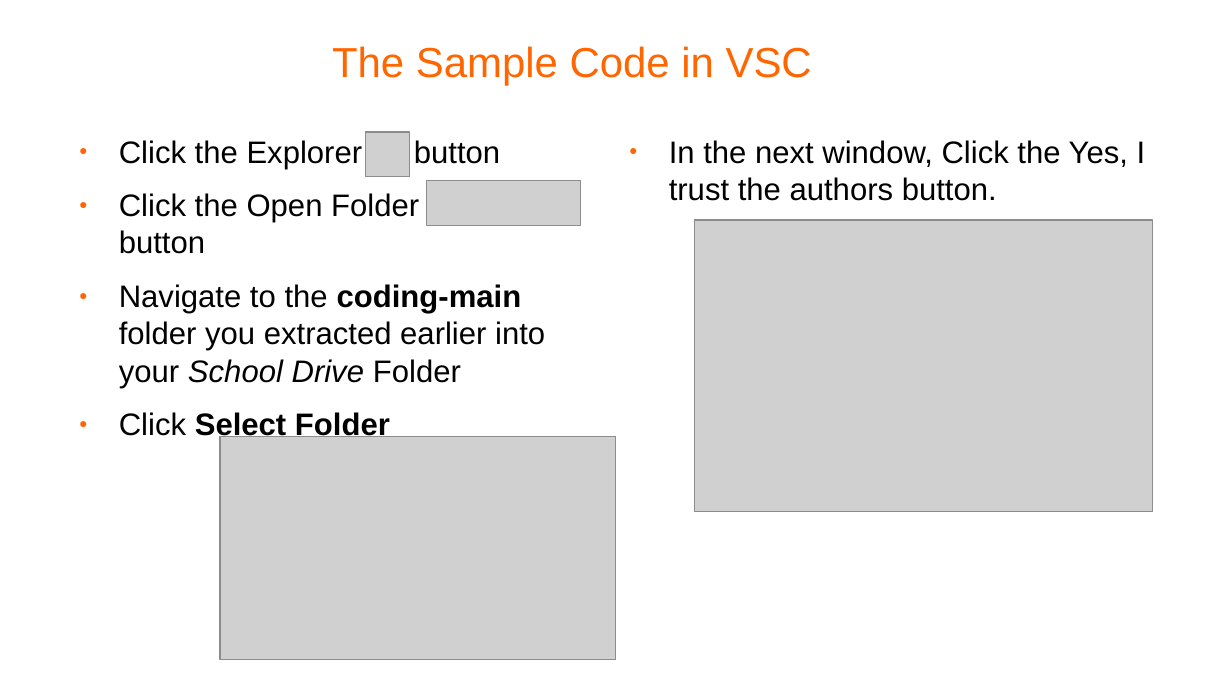
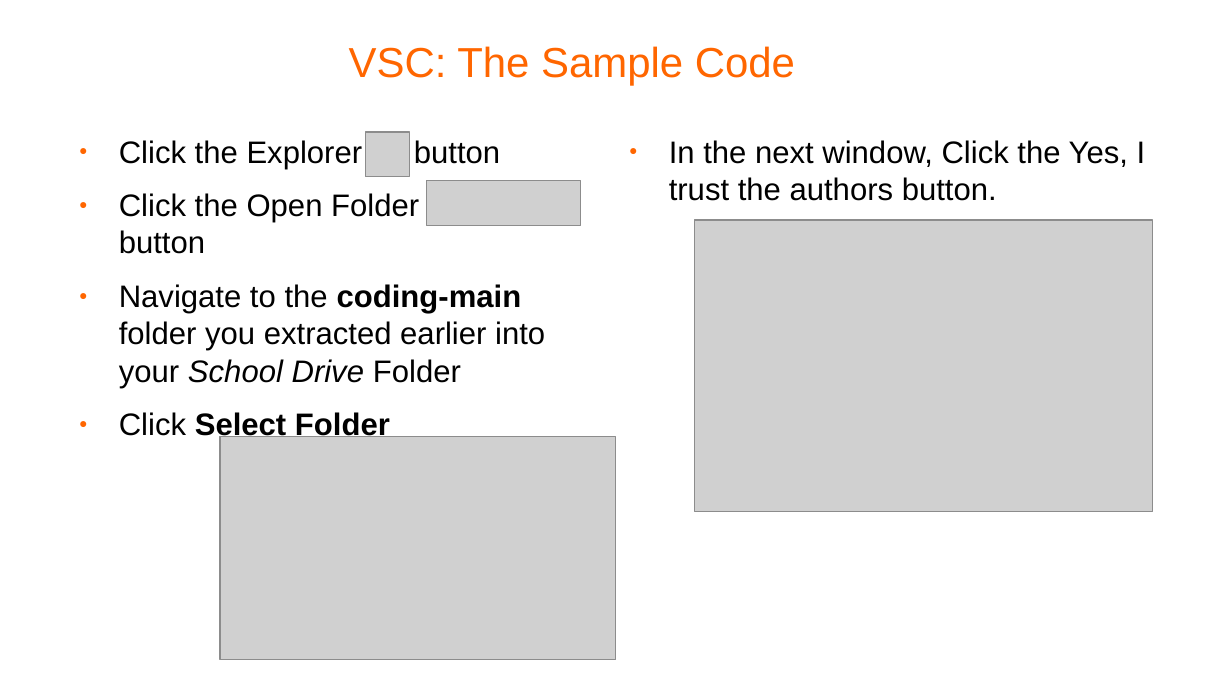
Before and after one commit to pellcorp/coding, a slide deck: slide 16 of docs/windows fundamentals.odp (slide 17 before the commit). Drawn at 1232x693 pixels with LibreOffice and Linux fonts; fonts in the diff are those of the drawing; grey boxes stand for pictures; background and template pictures are left out. Boxes give left, top, right and bottom in pixels: in the first picture for what was removed or moved away, otherwise in the second. Text is boxed around its words. In the diff, an @@ line names an element or a change of style, - is before the commit and + after.

Commit message:
a few minor tweaks to the slides to fix some typos

```diff
--- a/docs/windows fundamentals.odp
+++ b/docs/windows fundamentals.odp
@@ title at <box>349,46,795,85</box>: text changed @@
-The Sample Code in VSC
+VSC: The Sample Code
```
Also in this commit, not shown: 2 other slides changed, 2 slides removed, 1 other file.
